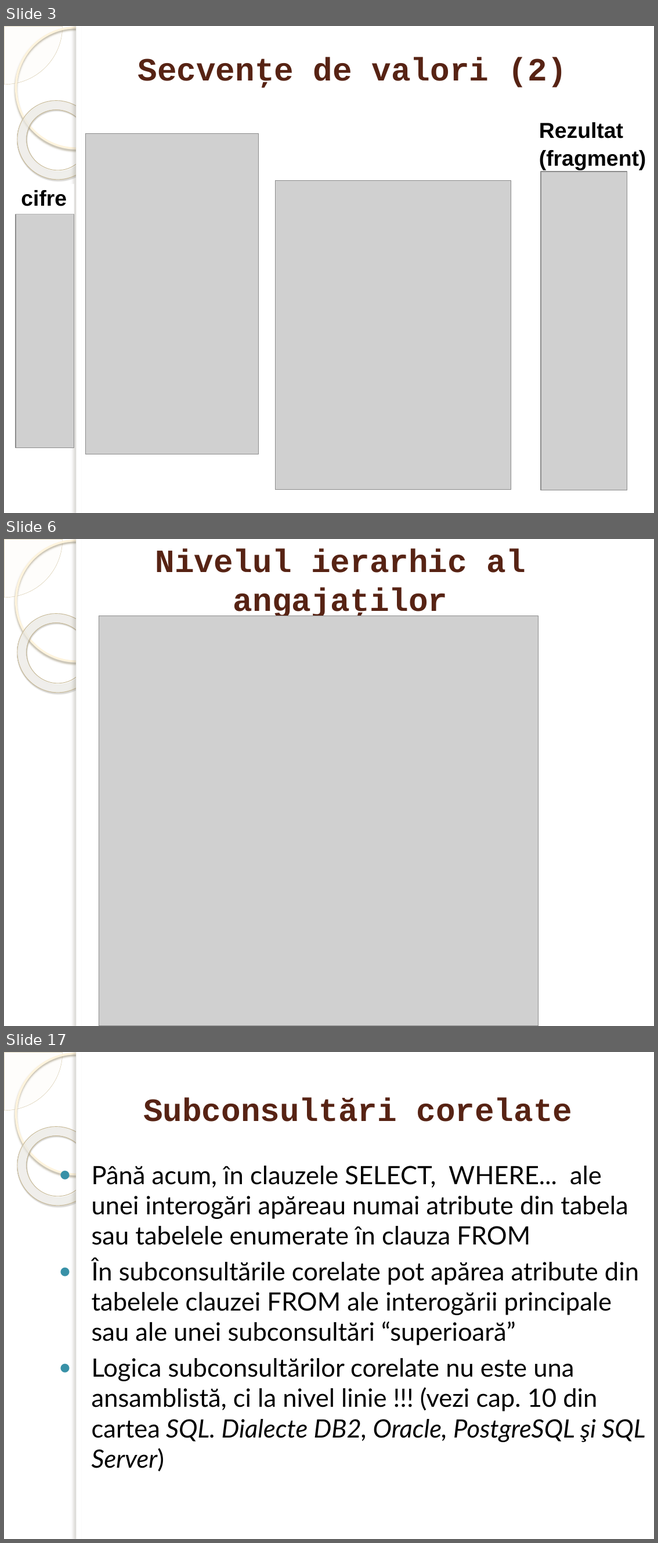
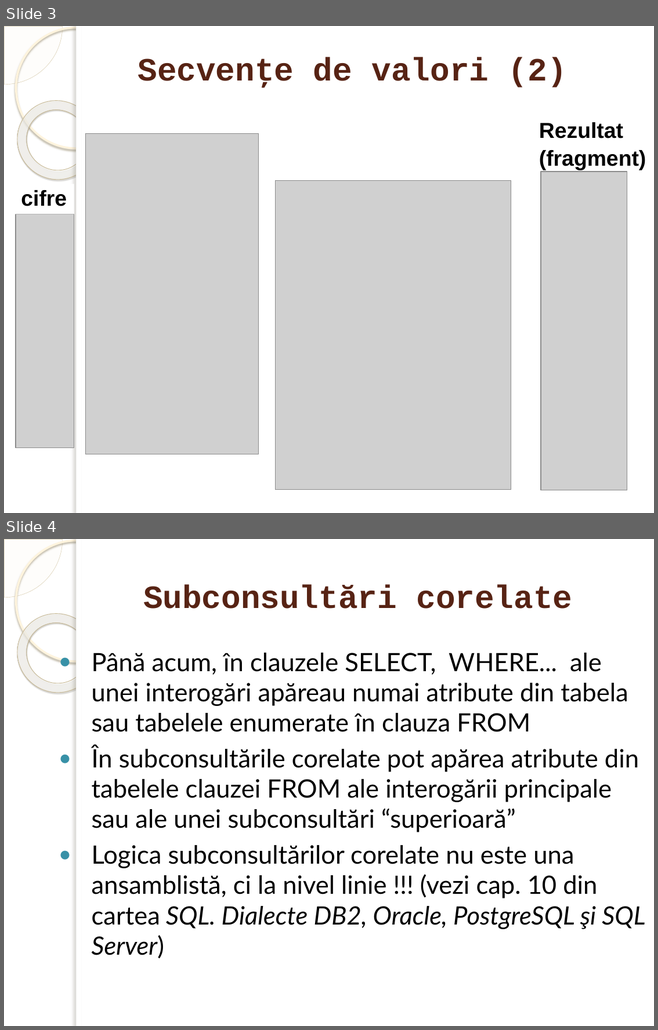
Before and after one commit to marinfotache/POCU-860-3-12-143072, a slide deck: 3 SQL/07a5_SQL9_SELECT_Fineturi.pptx. Shown one above the other, each under a label of ours: slides 3, 6 and 17 before the commit, slides 3 and 4 after it; the slides between them are not shown. The pictures are 658x1543 and 658x1030 pixels, drawn with LibreOffice and Linux fonts; fonts in the diff are those of the drawing; grey boxes stand for pictures; background and template pictures are left out. Boxes give left, top, right and bottom in pixels: in the first picture for what was removed or moved away, otherwise in the second. Text is boxed around its words. In the diff, an @@ line names an element or a change of style, - is before the commit and + after.

```diff
--- a/3 SQL/07a5_SQL9_SELECT_Fineturi.pptx
+++ b/3 SQL/07a5_SQL9_SELECT_Fineturi.pptx
@@ slide 6 removed at (x1=4, y1=539, x2=654, y2=1026), background picture (left out); not listed: 5 template elements that a slide beside it also shows @@
@@ title removed at (x1=155, y1=549, x2=525, y2=620) @@
-Nivelul ierarhic al angajaţilor
@@ picture removed at (x1=99, y1=616, x2=538, y2=1026) @@
@@ what was slide 17 is now slide 4 @@
```
Also in this commit, not shown: 1 slide changed, 40 other slides removed, 8 other files.
